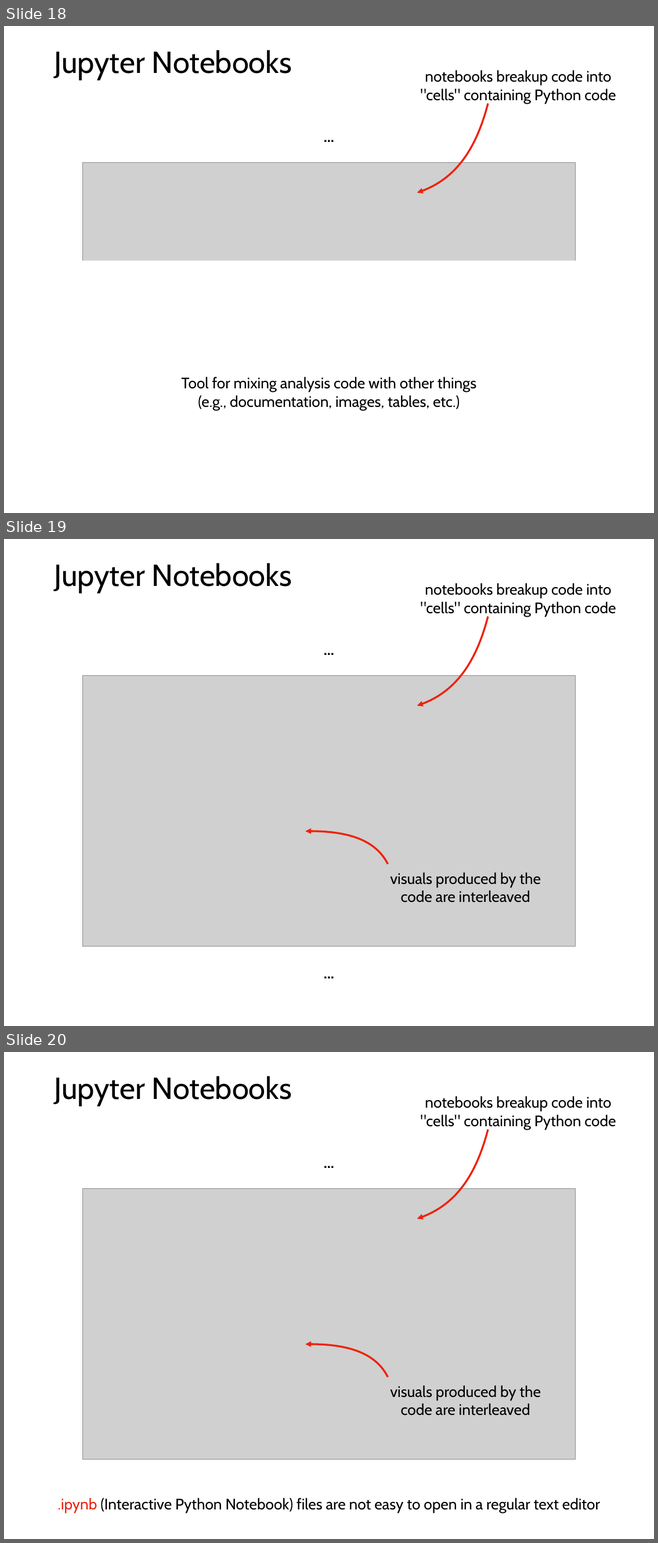
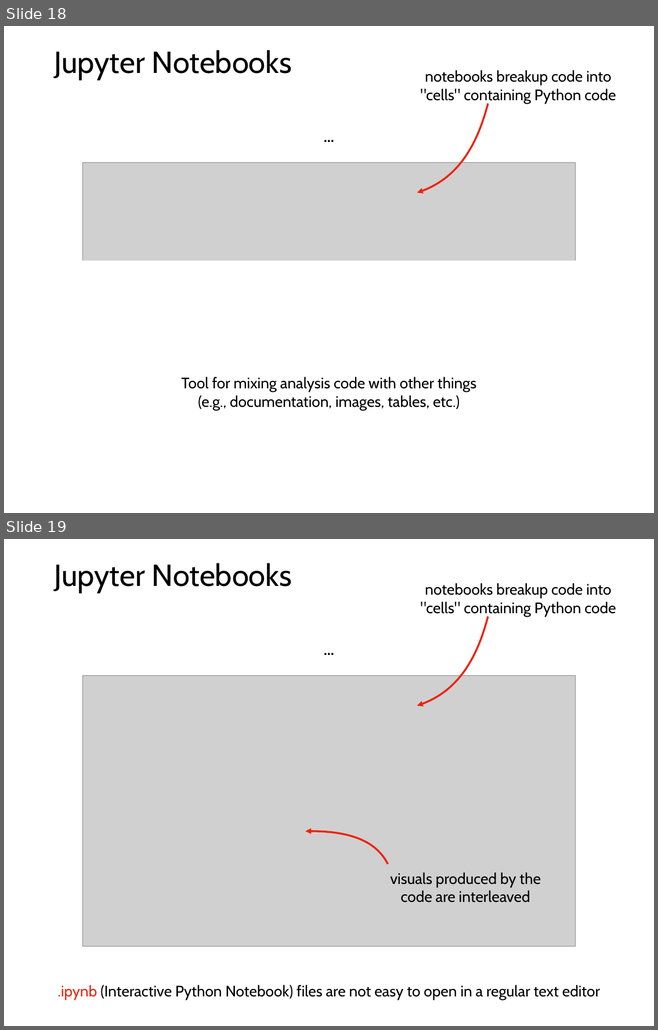
Before and after one commit to tylerharter/caraza-harter-com, a slide deck: tyler/meena/cs220/s21/materials/lec_04_S21.ppt. Shown one above the other, each under a label of ours: slides 18, 19 and 20 before the commit, slides 18 and 19 after it. The pictures are 658x1543 and 658x1030 pixels, drawn with LibreOffice and Linux fonts; fonts in the diff are those of the drawing; grey boxes stand for pictures. Boxes give left, top, right and bottom in pixels: in the first picture for what was removed or moved away, otherwise in the second. Text is boxed around its words. In the diff, an @@ line names an element or a change of style, - is before the commit and + after.

```diff
--- a/tyler/meena/cs220/s21/materials/lec_04_S21.ppt
+++ b/tyler/meena/cs220/s21/materials/lec_04_S21.ppt
@@ slide 19 removed at [4, 539, 654, 1026], background #FFFFFF @@
@@ title removed at [54, 563, 292, 593] @@
-Jupyter Notebooks
@@ text removed at [420, 583, 615, 617] @@
-notebooks breakup code into
-"cells" containing Python code
@@ freeform shape removed at [417, 617, 488, 705] @@
@@ text removed at [320, 638, 338, 661] @@
-...
@@ picture removed at [82, 675, 575, 947] @@
@@ freeform shape removed at [305, 831, 387, 864] @@
@@ text removed at [390, 873, 540, 903] @@
-visuals produced by the
-code are interleaved
@@ text removed at [320, 961, 338, 984] @@
-...
@@ what was slide 20 is now slide 19 @@
```
Also in this commit, not shown: 5 slides changed, 3 other slides removed, 1 other file.
